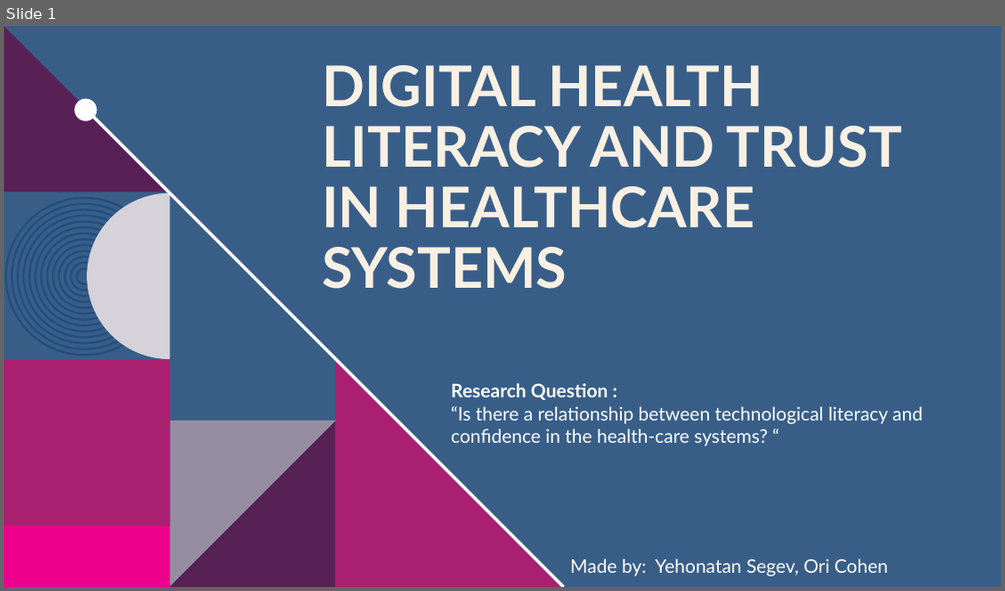
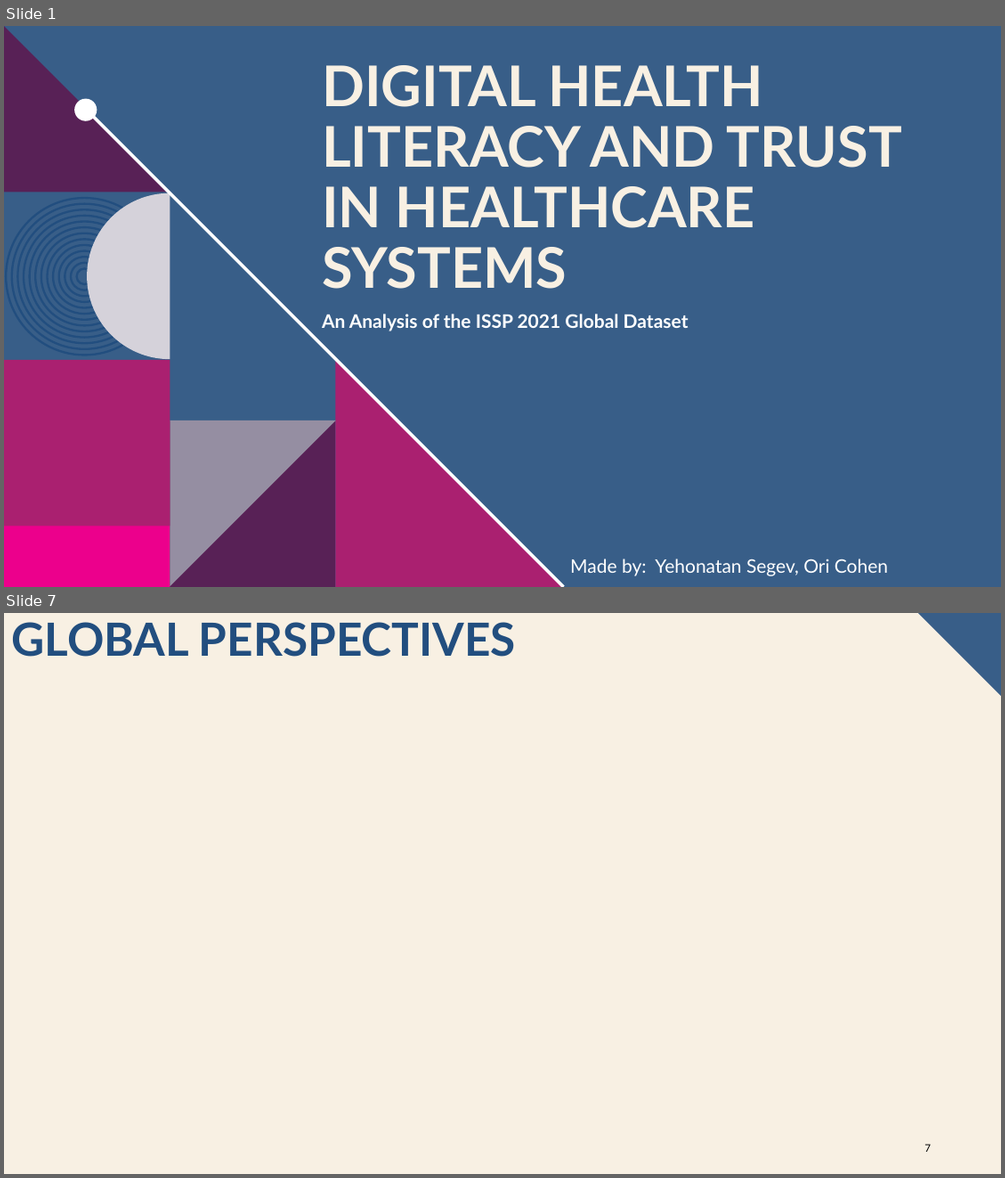
Before and after one commit to yonatanzxc123/ISSP-Health-Data-Analysis, a slide deck: Digital Health Literacy and Trust in Healthcare Systems.pptx. Shown one above the other, each under a label of ours: slide 1 before the commit, slides 1 and 7 after it; the slides between them are not shown. The pictures are 1005x591 and 1005x1178 pixels, drawn with LibreOffice and Linux fonts; fonts in the diff are those of the drawing; background and template pictures are left out. Boxes give left, top, right and bottom in pixels: in the first picture for what was removed or moved away, otherwise in the second. Text is boxed around its words. In the diff, an @@ line names an element or a change of style, - is before the commit and + after.

```diff
--- a/Digital Health Literacy and Trust in Healthcare Systems.pptx
+++ b/Digital Health Literacy and Trust in Healthcare Systems.pptx
@@ slide 7 added at bbox=[4, 613, 1001, 1174], background picture (left out) @@
@@ title added at bbox=[11, 622, 516, 657], 44 pt, text #224E7F, bold @@
+GLOBAL PERSPECTIVES
@@ freeform shape added at bbox=[918, 613, 1001, 696], fill #385E88 @@
@@ page number added at bbox=[924, 1143, 930, 1151], 10 pt, text #000000 @@
+7
@@ slide 1 changed as well @@
@@ text at bbox=[322, 313, 688, 331]: text changed; bold on @@
-Research Question :
-“Is there a relationship between technological literacy and confidence in the health-care systems? “
+An Analysis of the ISSP 2021 Global Dataset
```
Also in this commit, not shown: 7 other slides added, 4 slides removed, 1 other file.
